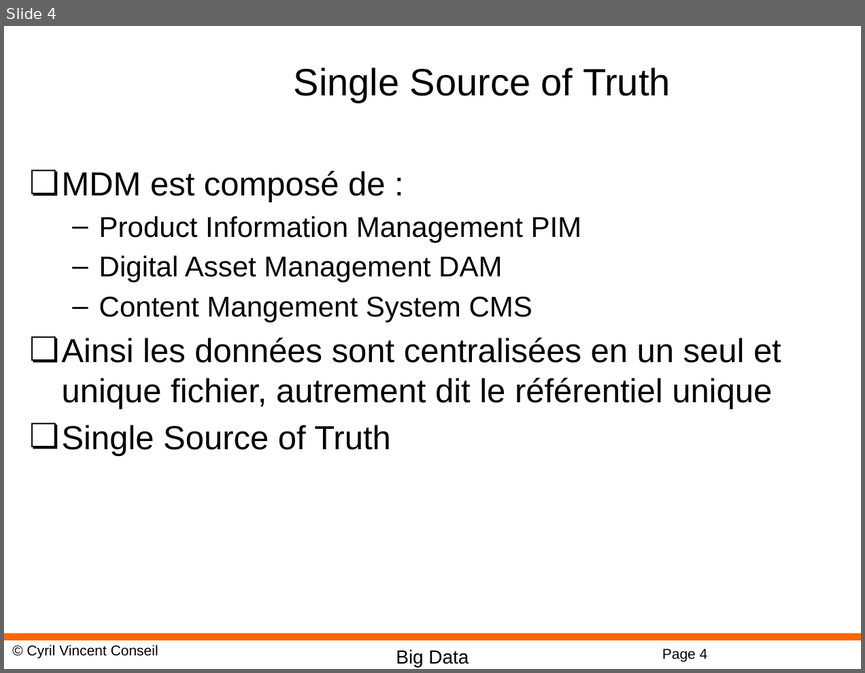
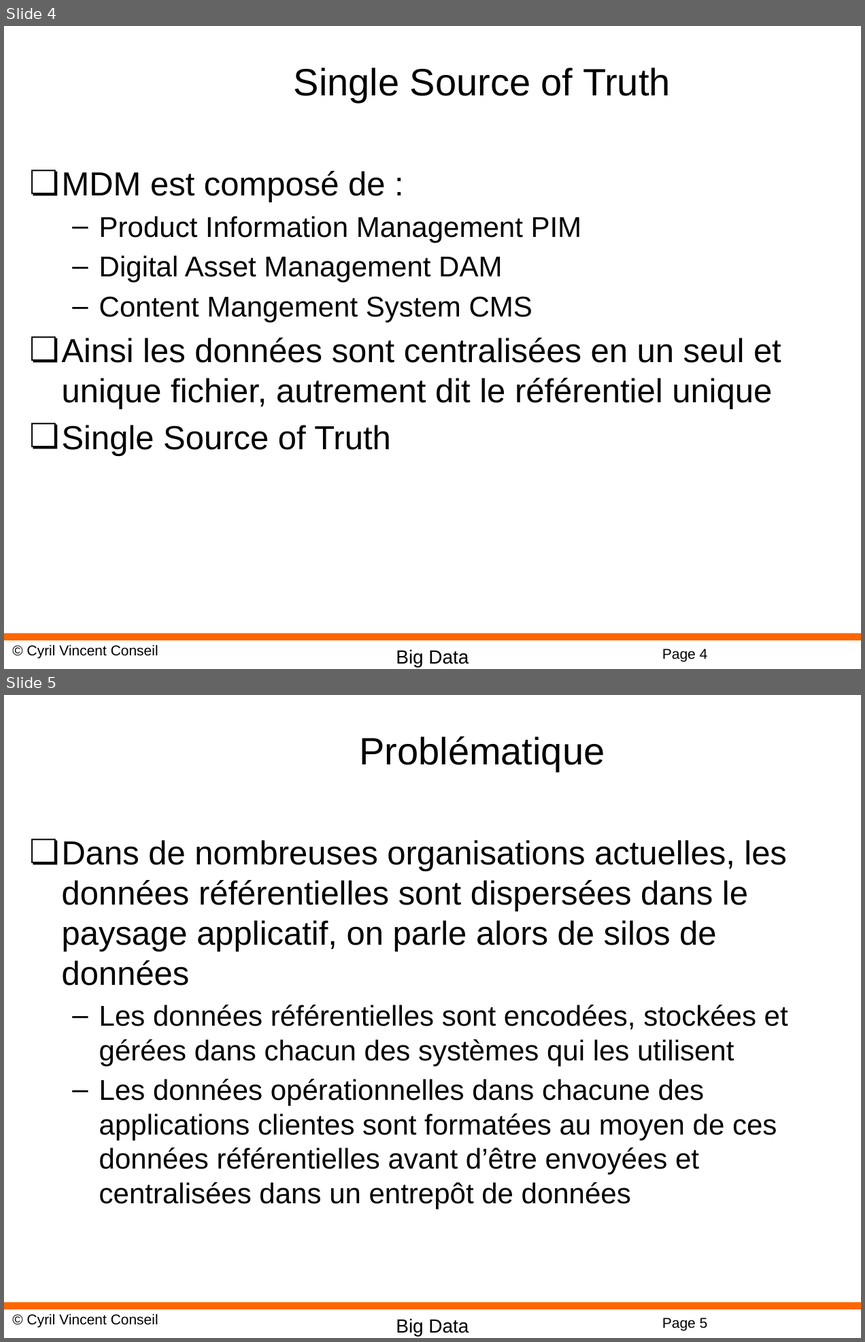
Before and after one commit to cyrilvincent/mdm, a slide deck: MDM03-MDM.pptx. Shown one above the other, each under a label of ours: slide 4 before the commit, slides 4 and 5 after it. The pictures are 865x673 and 865x1342 pixels, drawn with LibreOffice and Linux fonts; fonts in the diff are those of the drawing; background and template pictures are left out. Boxes give left, top, right and bottom in pixels: in the first picture for what was removed or moved away, otherwise in the second. Text is boxed around its words. In the diff, an @@ line names an element or a change of style, - is before the commit and + after.

```diff
--- a/MDM03-MDM.pptx
+++ b/MDM03-MDM.pptx
@@ slide 5 added at (4, 695, 861, 1338), background #FFFFFF; not listed: 4 template elements that a slide beside it also shows @@
@@ title added at (359, 736, 604, 772), 32 pt, text #000000 @@
+Problématique
@@ text added at (62, 840, 788, 1208), 24 pt, text #000000 @@
+❏ Dans de nombreuses organisations actuelles, les données référentielles sont dispersées dans le paysage applicatif, on parle alors de silos de données
+  – Les données référentielles sont encodées, stockées et gérées dans chacun des systèmes qui les utilisent
+  – Les données opérationnelles dans chacune des applications clientes sont formatées au moyen de ces données référentielles avant d’être envoyées et centralisées dans un entrepôt de données
```
Also in this commit, not shown: 13 other slides added, 1 slide removed, 15 other files.
